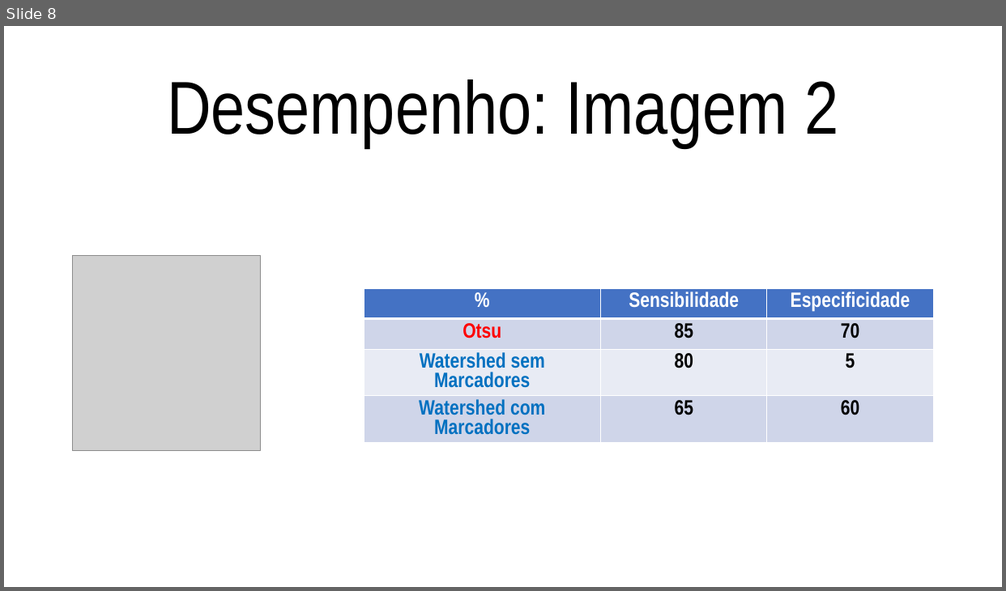
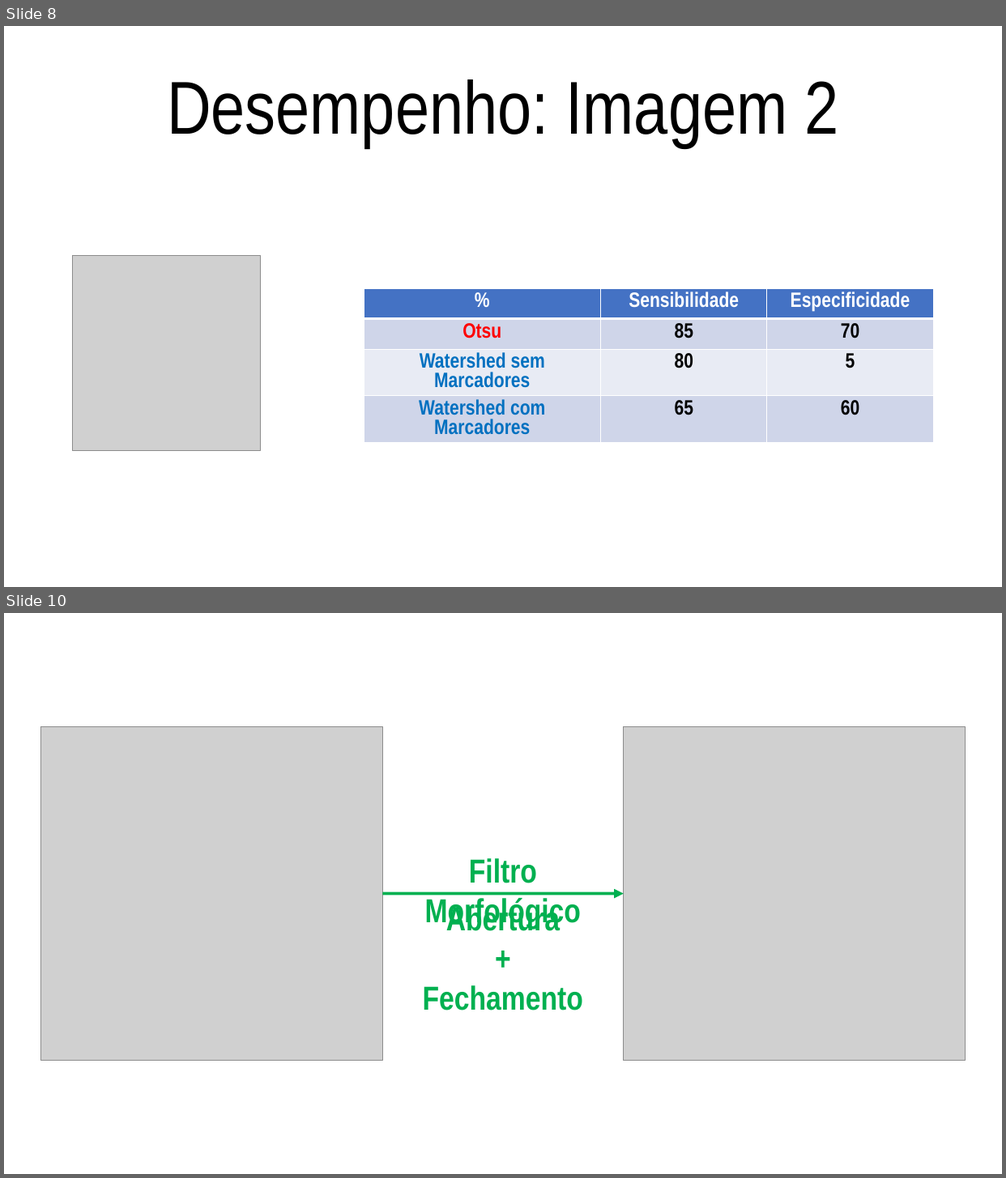
Before and after one commit to ensismoebius/Trabalho1-PDI, a slide deck: exercício segmentacao/Etapas - Exercício Segmentação.pptx. Shown one above the other, each under a label of ours: slide 8 before the commit, slides 8 and 10 after it; the slides between them are not shown. The pictures are 1006x591 and 1006x1178 pixels, drawn with LibreOffice and Linux fonts; fonts in the diff are those of the drawing; grey boxes stand for pictures. Boxes give left, top, right and bottom in pixels: in the first picture for what was removed or moved away, otherwise in the second. Text is boxed around its words. In the diff, an @@ line names an element or a change of style, - is before the commit and + after.

Commit message:
segmetação e filtro morfológico aplicado e colocado no slide

```diff
--- a/exercício segmentacao/Etapas - Exercício Segmentação.pptx
+++ b/exercício segmentacao/Etapas - Exercício Segmentação.pptx
@@ slide 10 added at <box>4,613,1002,1174</box>, background #FFFFFF @@
@@ picture added at <box>40,726,383,1060</box> @@
@@ picture added at <box>624,726,966,1060</box> @@
@@ text added at <box>425,858,581,928</box>, 32 pt, text #00B050, bold @@
+Filtro Morfológico
@@ arrow added from (383, 894) to (624, 894), #00B050 3 pt @@
@@ text added at <box>423,903,583,1011</box>, 32 pt, text #00B050, bold @@
+Abertura
++
+Fechamento
```
Also in this commit, not shown: 1 other slide added, 2 other files.
